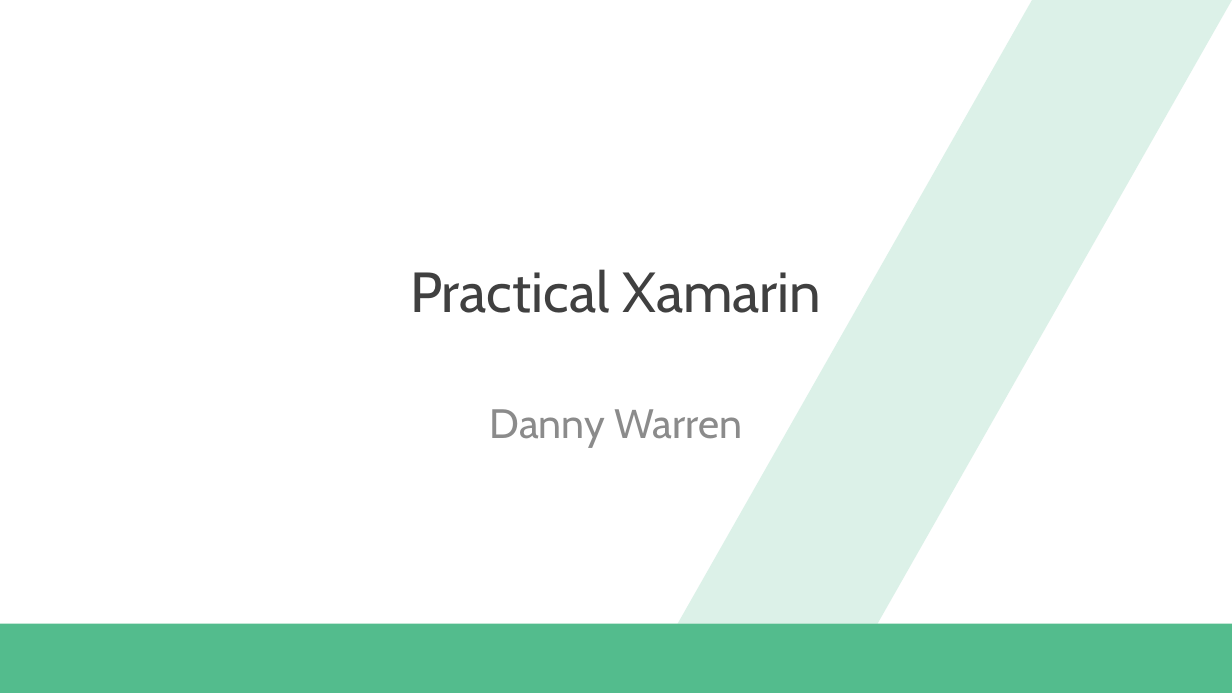
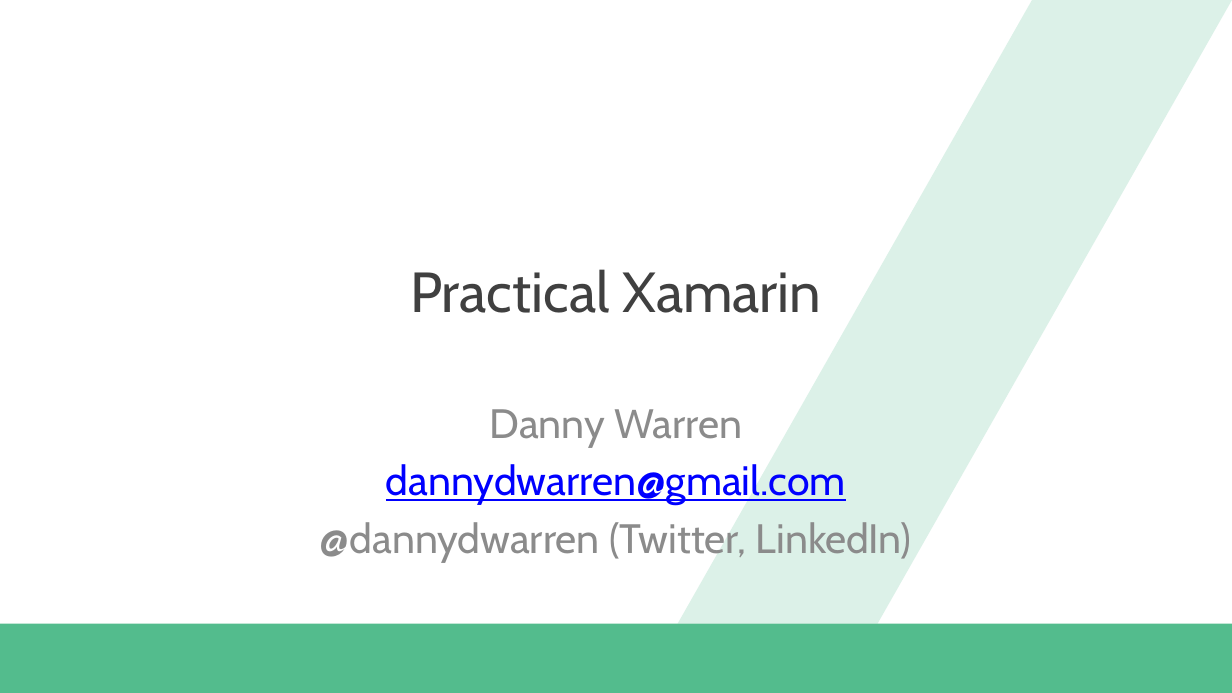
Before and after one commit to dannydwarren/PracticalXamarin, a slide deck: slide 1 of Practical Xamarin.pptx. Drawn at 1232x693 pixels with LibreOffice and Linux fonts; fonts in the diff are those of the drawing; background and template pictures are left out. Boxes give left, top, right and bottom in pixels: in the first picture for what was removed or moved away, otherwise in the second. Text is boxed around its words. In the diff, an @@ line names an element or a change of style, - is before the commit and + after.

```diff
--- a/Practical Xamarin.pptx
+++ b/Practical Xamarin.pptx
@@ subtitle at (x1=320, y1=464, x2=912, y2=563): paragraphs added @@
+dannydwarren@gmail.com
+@dannydwarren (Twitter, LinkedIn)
```
Also in this commit, not shown: 6 other slides changed.
